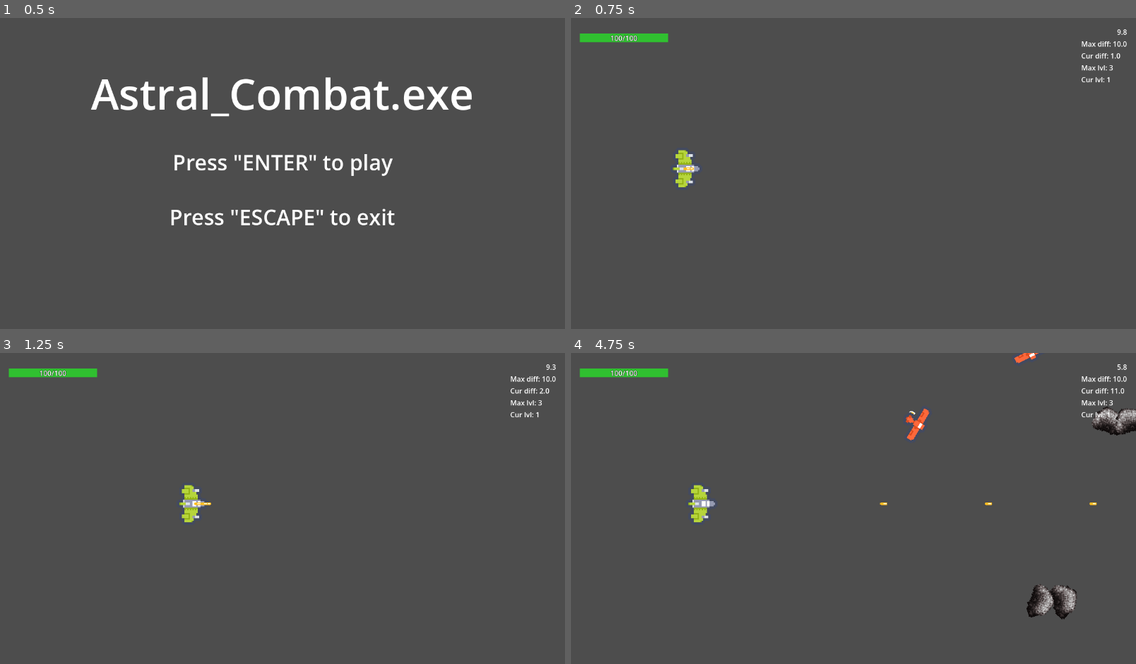
Above: before the commit, frames 1-4 (two rows, left to right).
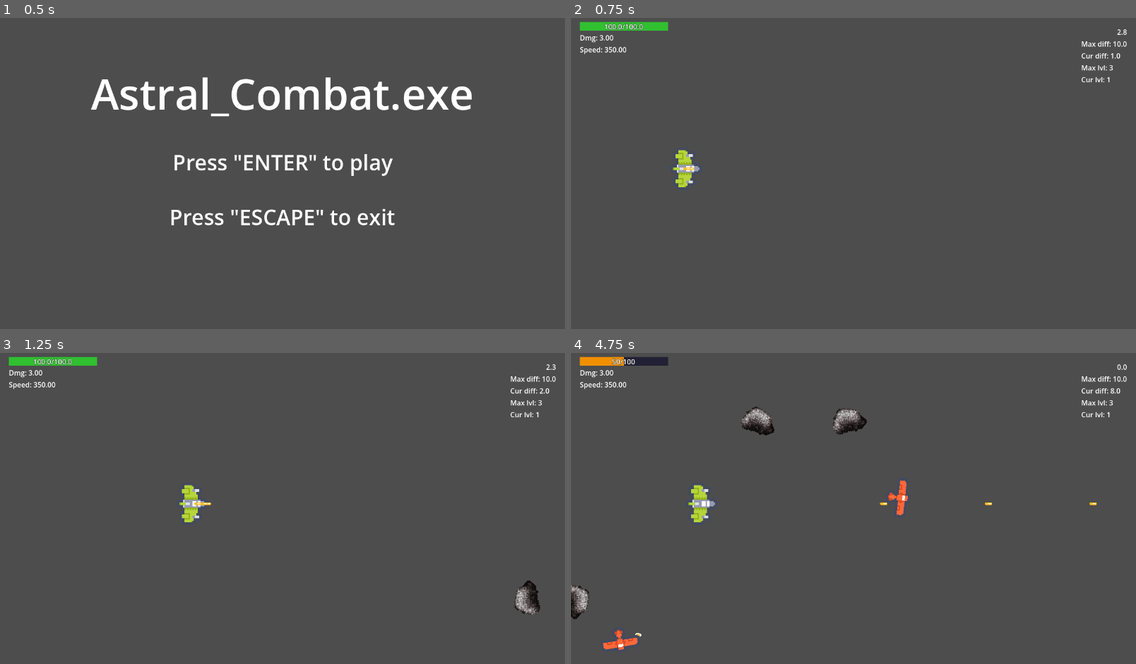
Above: after the commit, the same moments.

Repository: WilsonRyan/AstralCombat.exe
Game: Godot game, scene res://Scenes/Menus/MainMenu/MainMenu.tscn
Same seed, same stepped clock (60 frames per second), same inputs: the game is played once before the commit and once after it.
Inputs:
- Up to frame 1 (0.5 s): no input
- Up to frame 2 (0.75 s): tap Enter (enter) at 0.5, 0.6 s; hold D (ship-right) from 0.53 s (still down); hold J (ship-shoot) from 0.53 s (still down)
- Up to frame 3 (1.25 s): keep holding D (ship-right); keep holding J (ship-shoot)
- Up to frame 4 (4.75 s): release D (ship-right) at 1.28 s; release J (ship-shoot) at 1.28 s; hold S (ship-down) 1.28-2.03 s; tap J (ship-shoot) at 1.35, 2.85, 4.35 s; tap Enter (enter) at 1.55, 2.1, 3.05, 3.6, 4.55 s; hold D (ship-right) 2.03-2.78 s; hold J (ship-shoot) 2.03-2.78 s; hold W (ship-up) 2.78-3.53 s; hold J (ship-shoot) 3.53-4.28 s; hold A (ship-left) from 3.53 s (still down)

Frame 1 is identical in both runs. In frame 2, 1.0% of the frame differs, in the area x 1-98%, y 1-12%; in frame 3, 1.4%; in frame 4, 3.7%, in the area x 0-100%, y 0-96%.

Commit message:
Upgrade apply to the player now. Health, bullet dmg, player speed all controlled in the player scene. Upgrade amounts are all controlled in the Upgrade scene.

Diff:
--- a/Globals/SignalHub.gd
+++ b/Globals/SignalHub.gd
@@ -2,9 +2,10 @@
 
 
 
-signal on_create_player_bullet(pos: Vector2, speed_multi: float, bullet_type: PlayerBulletBase.BulletType)
+signal on_create_player_bullet(pos: Vector2, speed_multi: float, dmg: float, bullet_type: PlayerBulletBase.BulletType)
 signal on_create_enemy_bullet(pos: Vector2, dir: Vector2, speed_multi: float, bullet_type: EnemyBulletBase.BulletType, dmg: float)
 signal on_create_level_complete_upgrade(pos: Vector2)
+signal on_player_selects_upgrade(upgrade_type: Upgrade.UpgradeType, amt: float)
 signal on_player_hit(dmg: float)
 signal on_player_die()
 signal on_enemy_dequeue(eny_diff: float)
@@ -12,11 +13,18 @@
 signal on_start_next_level()
 
 
-func emit_on_create_player_bullet(pos: Vector2, speed_multi: float, bullet_type: PlayerBulletBase.BulletType) -> void:
-	on_create_player_bullet.emit(pos, speed_multi, bullet_type)
+
+func emit_on_create_player_bullet(pos: Vector2, speed_multi: float, dmg: float, bullet_type: PlayerBulletBase.BulletType) -> void:
+	on_create_player_bullet.emit(pos, speed_multi, dmg, bullet_type)
 
 func emit_on_create_enemy_bullet(pos: Vector2, dir: Vector2, speed_multi: float, bullet_type: EnemyBulletBase.BulletType, dmg: float) -> void:
 	on_create_enemy_bullet.emit(pos, dir, speed_multi, bullet_type, dmg)
+
+func emit_on_create_level_complete_upgrade(pos: Vector2) -> void:
+	on_create_level_complete_upgrade.emit(pos)
+
+func emit_on_player_selects_upgrade(upgrade_type: Upgrade.UpgradeType, amt: float) -> void:
+	on_player_selects_upgrade.emit(upgrade_type, amt)
 
 func emit_on_player_hit(dmg: float) -> void:
 	on_player_hit.emit(dmg)
@@ -27,9 +35,6 @@
 func emit_on_enemy_dequeue(eny_diff: float) -> void:
 	on_enemy_dequeue.emit(eny_diff)
 
-func emit_on_create_level_complete_upgrade(pos: Vector2) -> void:
-	on_create_level_complete_upgrade.emit(pos)
-
 func emit_on_level_complete() -> void:
 	on_level_complete.emit()
 
--- a/Scenes/Enemies/Debris/Asteroid.tscn
+++ b/Scenes/Enemies/Debris/Asteroid.tscn
@@ -8,7 +8,7 @@
 scale = Vector2(3, 3)
 script = ExtResource("2_ug6jj")
 spin_speed = 1.0
-speed = 100.0
+speed = 400.0
 
 [node name="sprite_2d" parent="EnemyVisuals" parent_id_path=PackedInt32Array(1365486234) index="0" unique_id=663644159]
 texture = ExtResource("2_326qh")
--- a/Scenes/Enemies/Debris/EnemyPathsAsteroid.tscn
+++ b/Scenes/Enemies/Debris/EnemyPathsAsteroid.tscn
@@ -1,6 +1,6 @@
 [gd_scene format=3 uid="uid://8sjf6yid6ymm"]
 
-[ext_resource type="PackedScene" uid="uid://oh1lh0dr0puc" path="res://Scenes/Enemies/EnemyPaths/EnemyPathsBase.tscn" id="1_uyb85"]
+[ext_resource type="PackedScene" uid="uid://oh1lh0dr0puc" path="res://Scenes/Enemies/PathsBase/EnemyPathsBase.tscn" id="1_uyb85"]
 
 [sub_resource type="Curve2D" id="Curve2D_uyb85"]
 _data = {
--- a/Scenes/Enemies/EnemyBase.tscn
+++ b/Scenes/Enemies/EnemyBase.tscn
@@ -9,6 +9,7 @@
 [node name="EnemyBase" type="PathFollow2D" unique_id=728413938]
 loop = false
 script = ExtResource("1_iiq2q")
+speed = 100.0
 
 [node name="EnemyVisuals" type="Node2D" parent="." unique_id=1365486234]
 
--- a/Scenes/Enemies/EnemyShips/EnemyPathsShip.tscn
+++ b/Scenes/Enemies/EnemyShips/EnemyPathsShip.tscn
@@ -1,6 +1,6 @@
 [gd_scene format=3 uid="uid://dyjn0rqau72gf"]
 
-[ext_resource type="PackedScene" uid="uid://oh1lh0dr0puc" path="res://Scenes/Enemies/EnemyPaths/EnemyPathsBase.tscn" id="1_2uw14"]
+[ext_resource type="PackedScene" uid="uid://oh1lh0dr0puc" path="res://Scenes/Enemies/PathsBase/EnemyPathsBase.tscn" id="1_2uw14"]
 
 [sub_resource type="Curve2D" id="Curve2D_2uw14"]
 _data = {
--- a/Scenes/Enemies/EnemyShips/EnemyShip.tscn
+++ b/Scenes/Enemies/EnemyShips/EnemyShip.tscn
@@ -10,7 +10,7 @@
 prim_bullet_speed_multi = 0.5
 prim_bullet_fire_rate = 3.0
 prim_bullet_dmg = 22.0
-speed = 200.0
+speed = 500.0
 difficulty = 2.0
 
 [node name="sprite_2d" parent="EnemyVisuals" parent_id_path=PackedInt32Array(1365486234) index="0" unique_id=663644159]
--- a/Scenes/Enemies/EnemyPaths/EnemyPathsBase.tscn
+++ b/Scenes/Enemies/PathsBase/EnemyPathsBase.tscn
@@ -1,6 +1,6 @@
 [gd_scene format=3 uid="uid://oh1lh0dr0puc"]
 
-[ext_resource type="Script" uid="uid://kkpi4ac2egvn" path="res://Scenes/Enemies/EnemyPaths/EnemyPathsBase.gd" id="1_kj21q"]
+[ext_resource type="Script" uid="uid://kkpi4ac2egvn" path="res://Scenes/Enemies/PathsBase/EnemyPathsBase.gd" id="1_kj21q"]
 
 [node name="EnemyPathsBase" type="Node2D" unique_id=1541130569]
 script = ExtResource("1_kj21q")
--- a/Scenes/Game/Game.gd
+++ b/Scenes/Game/Game.gd
@@ -1,7 +1,6 @@
 extends Node2D
 
 @onready var hud: Control = $HUDCanvas/HUD
-@onready var health_bar: HealthBar = $HUDCanvas/HUD/margin_container/HealthBar
 @onready var player: Player = $Player
 @onready var level_timer: Timer = $LevelTimer
 @onready var wave_manager: Node2D = $WaveManager
@@ -10,14 +9,14 @@
 @export var level_time_increase_amt: float = 2.0
 
 var current_level: int = 1
-var level_length: float = 10.0
+var level_length: float = 3.0
 var level_complete: bool = false
 
 # Called when the node enters the scene tree for the first time.
 func _ready() -> void:
 	SignalHub.on_player_die.connect(on_player_die)
 	SignalHub.on_start_next_level.connect(on_start_next_level)
-	health_bar.setup(player)
+	hud.health_bar.setup(player)
 	start_level_timer()
 
 
@@ -26,6 +25,8 @@
 	hud.set_level_time(level_timer.time_left)
 	hud.set_difficulty_on_screen(wave_manager._wave_difficulty, wave_manager.current_wave_diff)
 	hud.set_level(max_level, current_level)
+	hud.set_player_dmg(player.prim_bullet_dmg)
+	hud.set_mov_speed(player.speed)
 	if level_complete == true and wave_manager.current_wave_diff == 0:
 		if current_level == max_level:
 			print("YOU WIN THE RUN!")
@@ -52,6 +53,7 @@
 func on_start_next_level() -> void:
 	level_length += level_time_increase_amt
 	start_level_timer()
+	hud.health_bar.update_max_health(player)
 
 
 func _on_level_timer_timeout() -> void:
--- a/Scenes/Game/Game.tscn
+++ b/Scenes/Game/Game.tscn
@@ -18,7 +18,6 @@
 [node name="Player" parent="." unique_id=1767697504 instance=ExtResource("2_gwu2e")]
 position = Vector2(191, 342)
 rotation = 1.5707964
-health = 100.0
 
 [node name="ObjectMaker" parent="." unique_id=826657136 instance=ExtResource("3_xbxml")]
 
--- a/Scenes/HUD/HealthBar/HealthBar.gd
+++ b/Scenes/HUD/HealthBar/HealthBar.gd
@@ -7,11 +7,11 @@
 const COLOR_MIDDLE: Color = Color("#ff9900")
 const COLOR_GOOD: Color = Color("#33cc33")
 
-@export var start_health: float = 50
-@export var max_health: float = 50
-@export var current_health: float = 50
-@export var level_med: float = max_health * 0.65
-@export var level_low: float = max_health * 0.35
+var start_health: float = 20
+var max_health: float = 20
+var current_health: float = 50
+var level_med: float = max_health * 0.65
+var level_low: float = max_health * 0.35
 
 @onready var health_amount: Label = $healthAmount
 
@@ -19,6 +19,21 @@
 func _ready() -> void:
 	SignalHub.on_player_hit.connect(on_player_hit)
 
+
+func update_max_health(player: Player) -> void:
+	if player == null:
+		return
+	var new_max_health = player.get_health()
+	var health_inc = new_max_health - max_health
+	max_health = new_max_health
+	current_health += health_inc
+	max_value = max_health
+	value = current_health
+	level_med = max_health * 0.6
+	level_low = max_health * 0.2
+	stretch_margin_right = int(max_health * 2)
+	health_amount.text = "%.1f/%.1f" % [current_health, max_health]
+	set_color()
 
 func setup(player: Player) -> void:
 	if player != null:
@@ -30,7 +45,7 @@
 	value = current_health
 	level_med = max_health * 0.6
 	level_low = max_health * 0.2
-	health_amount.text = "%d/%d" % [current_health, max_health]
+	health_amount.text = "%.1f/%.1f" % [current_health, max_health]
 	set_color()
 
 func set_color() -> void:
--- a/Scenes/HUD/HealthBar/HealthBar.tscn
+++ b/Scenes/HUD/HealthBar/HealthBar.tscn
@@ -16,8 +16,6 @@
 texture_progress = ExtResource("2_tfj7r")
 tint_progress = Color(0, 0.90170145, 0, 1)
 script = ExtResource("1_71yg7")
-level_med = 25.0
-level_low = 10.0
 
 [node name="healthAmount" type="Label" parent="." unique_id=2059019486]
 layout_mode = 1
--- a/Scenes/HUD/Hud.gd
+++ b/Scenes/HUD/Hud.gd
@@ -5,6 +5,9 @@
 @onready var curr_diff_label: Label = $margin_container_2/v_box_container/CurrDiffLabel
 @onready var max_level_label: Label = $margin_container_2/v_box_container/MaxLevelLabel
 @onready var current_level_label: Label = $margin_container_2/v_box_container/CurrentLevelLabel
+@onready var player_dmg_label: Label = $margin_container/v_box_container/PlayerDmgLabel
+@onready var mov_speed_label: Label = $margin_container/v_box_container/MovSpeedLabel
+@onready var health_bar: HealthBar = $margin_container/v_box_container/HealthBar
 
 
 # Called when the node enters the scene tree for the first time.
@@ -15,6 +18,16 @@
 # Called every frame. 'delta' is the elapsed time since the previous frame.
 func _process(_delta: float) -> void:
 	pass
+
+func set_player_dmg(dmg: float) -> void:
+	if dmg == null:
+		return
+	player_dmg_label.text = "Dmg: %.2f" % dmg
+
+func set_mov_speed(mov: float) -> void:
+	if mov == null:
+		return
+	mov_speed_label.text = "Speed: %.2f" % mov
 
 func set_level_time(time: float) -> void:
 	if time == null:
--- a/Scenes/HUD/Hud.tscn
+++ b/Scenes/HUD/Hud.tscn
@@ -24,10 +24,19 @@
 theme_override_constants/margin_top = 20
 theme_override_constants/margin_right = 20
 
-[node name="HealthBar" parent="margin_container" unique_id=1555162091 instance=ExtResource("2_auti3")]
+[node name="v_box_container" type="VBoxContainer" parent="margin_container" unique_id=1700823557]
+layout_mode = 2
+
+[node name="HealthBar" parent="margin_container/v_box_container" unique_id=1555162091 instance=ExtResource("2_auti3")]
 layout_mode = 2
 size_flags_horizontal = 0
 size_flags_vertical = 4
+
+[node name="PlayerDmgLabel" type="Label" parent="margin_container/v_box_container" unique_id=816820052]
+layout_mode = 2
+
+[node name="MovSpeedLabel" type="Label" parent="margin_container/v_box_container" unique_id=13525534]
+layout_mode = 2
 
 [node name="margin_container_2" type="MarginContainer" parent="." unique_id=1893497199]
 layout_mode = 1
--- a/Scenes/ObjectMaker/ObjectMaker.gd
+++ b/Scenes/ObjectMaker/ObjectMaker.gd
@@ -4,7 +4,7 @@
 const PLAYER_BULLET_BASE = preload("uid://cib33sfbqqvbh")
 const PLAYER_BULLET_PRIMARY = preload("uid://brw7nqs7qauw5")
 const ENEMY_BULLET_BASE = preload("uid://c6p63th4ulpxq")
-const UPGRADE_BASE = preload("uid://c721tyqybney7")
+const UPGRADE = preload("uid://c721tyqybney7")
 
 
 func _enter_tree() -> void:
@@ -24,18 +24,19 @@
 
 
 func on_create_level_complete_upgrade(pos: Vector2) -> void:
-	var scene: UpgradeBase
-	scene = UPGRADE_BASE.instantiate()
+	var scene: Upgrade
+	scene = UPGRADE.instantiate()
 	if scene:
+		scene.get_rand_upgrade()
 		call_deferred("add_upgrade", scene, pos)
 
-func on_create_player_bullet(pos: Vector2, speed_multi: float, bullet_type: PlayerBulletBase.BulletType) -> void:
+func on_create_player_bullet(pos: Vector2, speed_multi: float, dmg: float, bullet_type: PlayerBulletBase.BulletType) -> void:
 	var scene: PlayerBulletBase
 	match bullet_type:
 		PlayerBulletBase.BulletType.Primary:
 			scene = PLAYER_BULLET_PRIMARY.instantiate()
 	if scene:
-		scene.setup(speed_multi)
+		scene.setup(speed_multi, dmg)
 		call_deferred("add_bullet", scene, pos)
 
 func on_create_enemy_bullet(pos: Vector2, dir: Vector2, speed_multi: float, bullet_type: EnemyBulletBase.BulletType, dmg: float) -> void:
--- a/Scenes/Player/Player.gd
+++ b/Scenes/Player/Player.gd
@@ -7,10 +7,11 @@
 @onready var timer_fire_rate: Timer = $timer_fireRate
 
 
-@export var speed: float = 350.0
-@export var prim_bullet_speed_multi: float = 1.0
-@export var prim_bullet_fire_rate: float = 0.3
-@export var health: float = 10.0
+var speed: float = 350.0
+var prim_bullet_speed_multi: float = 1.0
+var prim_bullet_fire_rate: float = 0.3
+var prim_bullet_dmg: float = 3.0
+var health: float = 100.0
 
 var can_shoot: bool = true
 
@@ -18,6 +19,7 @@
 # Called when the node enters the scene tree for the first time.
 func _ready() -> void:
 	SignalHub.on_player_die.connect(on_player_die)
+	SignalHub.on_player_selects_upgrade.connect(on_player_selects_upgrade)
 
 
 # Called every frame. 'delta' is the elapsed time since the previous frame.
@@ -37,7 +39,7 @@
 func shoot() -> void:
 	if Input.is_action_pressed("ship-shoot"):
 		if can_shoot == true:
-			SignalHub.emit_on_create_player_bullet(Vector2(global_position.x,global_position.y), prim_bullet_speed_multi, PlayerBulletBase.BulletType.Primary)
+			SignalHub.emit_on_create_player_bullet(Vector2(global_position.x,global_position.y), prim_bullet_speed_multi, prim_bullet_dmg, PlayerBulletBase.BulletType.Primary)
 			can_shoot = false
 			timer_fire_rate.start()
 
@@ -51,11 +53,17 @@
 func on_player_die() -> void:
 	die()
 
-#func on_player_hit(dmg: float) -> void:
-	#health -= dmg
-	#print(health)
-	#if health <= 0.0:
-		#die()
+func on_player_selects_upgrade(type: Upgrade.UpgradeType, amt: float) -> void:
+	match type:
+		Upgrade.UpgradeType.health:
+			health += amt
+			print("health up: ", amt)
+		Upgrade.UpgradeType.dmg:
+			prim_bullet_dmg += amt
+			print("dmg up: ", amt)
+		Upgrade.UpgradeType.mov_speed:
+			speed += amt
+			print("speed up: ", amt)
 
 
 
--- a/Scenes/Projectiles/PlayerBullets/PlayerBulletBase.gd
+++ b/Scenes/Projectiles/PlayerBullets/PlayerBulletBase.gd
@@ -6,21 +6,23 @@
 enum BulletType { Primary, Alternate, Ultimate }
 
 
+@export var _direction: Vector2 = Vector2.RIGHT
 
-@export var _direction: Vector2 = Vector2.RIGHT
-@export var _speed: float = 400.0
-@export var _dmg: float = 5.0
+var _speed: float = 400.0
+var _dmg: float = 5.0
 
 var can_shoot: bool = true
+
+func _ready() -> void:
+	pass
 
 # Called every frame. 'delta' is the elapsed time since the previous frame.
 func _process(delta: float) -> void:
 	position += delta * _direction * _speed
 
-
-
-func setup(speed_multi: float) -> void:
+func setup(speed_multi: float, dmg: float) -> void:
 	_speed = _speed * speed_multi
+	_dmg = dmg
 
 func get_dmg() -> float:
 	return _dmg
--- a/Scenes/Projectiles/PlayerBullets/PlayerBulletBase.tscn
+++ b/Scenes/Projectiles/PlayerBullets/PlayerBulletBase.tscn
@@ -11,7 +11,6 @@
 collision_layer = 2
 collision_mask = 12
 script = ExtResource("1_ctd45")
-_dmg = 10.0
 
 [node name="sprite_2d" type="Sprite2D" parent="." unique_id=2042580938]
 scale = Vector2(3, 3)
--- /dev/null
+++ b/Scenes/Upgrades/Upgrade.gd
@@ -0,0 +1,55 @@
+extends Area2D
+
+class_name Upgrade
+enum UpgradeType{ health, dmg, mov_speed}
+
+const BAR_ROUND_GLOSS_LARGE_SQUARE = preload("uid://dncq20c7pwb6k") #health sprite
+const BLUE_STAR = preload("uid://b8l8uvdoo6ak2")					#dmg sprite
+const CURSOR_SWORD_GOLD = preload("uid://8e87fgxvlp63")				#mov_speed sprite
+
+var health_upgrade_amt = 25.0
+var prim_dmg_upgrade_amt = 20.0
+var mov_speed_upgrade_amt = 100.0
+
+var _upgrade_amt = 0.0
+
+@onready var sprite_2d: Sprite2D = $sprite_2d
+
+var _upgrade_type: UpgradeType
+
+
+# Called when the node enters the scene tree for the first time.
+func _ready() -> void:
+	match _upgrade_type:
+		Upgrade.UpgradeType.health:
+			sprite_2d.texture = BAR_ROUND_GLOSS_LARGE_SQUARE
+			_upgrade_amt = health_upgrade_amt
+		Upgrade.UpgradeType.dmg:
+			sprite_2d.texture = CURSOR_SWORD_GOLD
+			_upgrade_amt = prim_dmg_upgrade_amt
+		Upgrade.UpgradeType.mov_speed:
+			sprite_2d.texture = BLUE_STAR
+			_upgrade_amt = mov_speed_upgrade_amt
+
+# Called every frame. 'delta' is the elapsed time since the previous frame.
+func _process(_delta: float) -> void:
+	pass
+
+
+func get_rand_upgrade() -> void:
+	_upgrade_type = UpgradeType.values().pick_random()
+
+
+func turn_on(val: bool) -> void:
+	set_deferred("monitoring", val)
+	set_deferred("monitorable", val)
+	visible = val
+
+
+func _on_area_entered(area: Area2D) -> void:
+	if area is Player:
+		var endLevelStr = "Player selects %s and goes to the next level" % _upgrade_type
+		print(endLevelStr)
+		SignalHub.emit_on_player_selects_upgrade(_upgrade_type, _upgrade_amt)
+		SignalHub.emit_on_start_next_level()
+		turn_on(false)
--- a/Scenes/Upgrades/UpgradeBase.tscn
+++ b/Scenes/Upgrades/Upgrade.tscn
@@ -1,7 +1,7 @@
 [gd_scene format=3 uid="uid://c721tyqybney7"]
 
-[ext_resource type="Script" uid="uid://ihtvrywwycdq" path="res://Scenes/Upgrades/UpgradeBase.gd" id="1_1nw8c"]
-[ext_resource type="Texture2D" uid="uid://b8l8uvdoo6ak2" path="res://Assets/Textures/Upgrades/star.png" id="2_oil22"]
+[ext_resource type="Script" uid="uid://ihtvrywwycdq" path="res://Scenes/Upgrades/Upgrade.gd" id="1_1nw8c"]
+[ext_resource type="Texture2D" uid="uid://b8l8uvdoo6ak2" path="res://Assets/Textures/Upgrades/blue_star.png" id="2_oil22"]
 
 [sub_resource type="CircleShape2D" id="CircleShape2D_nt1ob"]
 radius = 25.0
--- a/Scenes/Upgrades/UpgradeBase.gd
+++ /dev/null
@@ -1,25 +0,0 @@
-extends Area2D
-
-class_name UpgradeBase
-
-# Called when the node enters the scene tree for the first time.
-func _ready() -> void:
-	pass
-
-
-# Called every frame. 'delta' is the elapsed time since the previous frame.
-func _process(_delta: float) -> void:
-	pass
-
-
-func turn_on(val: bool) -> void:
-	set_deferred("monitoring", val)
-	set_deferred("monitorable", val)
-	visible = val
-
-
-func _on_area_entered(area: Area2D) -> void:
-	if area is Player:
-		print("player upgrade and next level GO!")
-		SignalHub.emit_on_start_next_level()
-		turn_on(false)
Binary file added: Assets/Textures/Upgrades/bar_round_gloss_large_square.png
Not shown, changed: Assets/Textures/Upgrades/bar_round_gloss_large_square.png.import
Renamed: Assets/Textures/Upgrades/star.png -> Assets/Textures/Upgrades/blue_star.png
Not shown, added: Assets/Textures/Upgrades/blue_star.png.import
Binary file added: Assets/Textures/Upgrades/cursorSword_gold.png
Not shown, added: Assets/Textures/Upgrades/cursorSword_gold.png.import
Binary file added: Assets/Textures/Upgrades/yellow_star.png
Not shown, added: Assets/Textures/Upgrades/yellow_star.png.import
Renamed: Scenes/Enemies/EnemyPaths/EnemyPathsBase.gd -> Scenes/Enemies/PathsBase/EnemyPathsBase.gd
Renamed: Scenes/Enemies/EnemyPaths/EnemyPathsBase.gd.uid -> Scenes/Enemies/PathsBase/EnemyPathsBase.gd.uid
Renamed: Scenes/Upgrades/UpgradeBase.gd.uid -> Scenes/Upgrades/Upgrade.gd.uid
Not shown, changed: devLog.md
